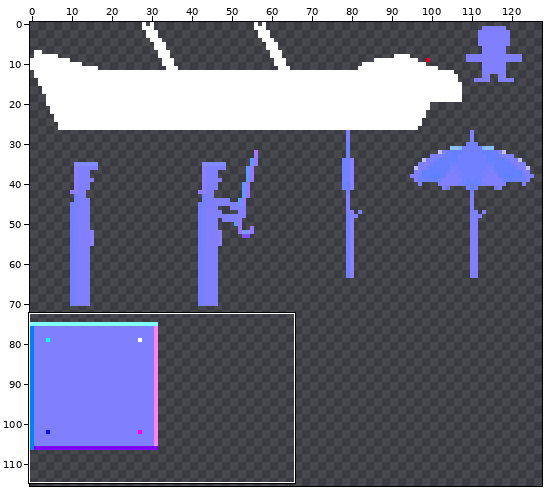
Two states of a sprite sheet, resource/tiles_atlas_0_normal.png. The first picture is a wide view before the edit; the outline marks the close-up.
Close-up. Earlier state:
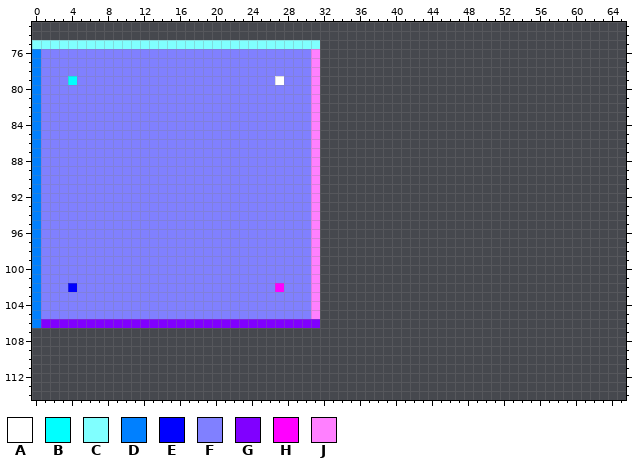
The file is 128x128 pixels. Pixels under 10% opacity are left out. Colours within 5 levels of each other are drawn and written as one. Shown: x 0..65, y 73..114. The wide view leaves out empty margins. The commit also changed other parts of the picture, which this record leaves out.
Palette (. is transparent): A #ffffff  B #00ffff  C #80ffff  D #0080ff  E #0000ff  F #8080ff  G #8000ff  H #ff00ff  J #ff80ff
Pixels before (only the part around the change), first column x 0:
 73 ..................................................................
 74 ..................................................................
 75 CCCCCCCCCCCCCCCCCCCCCCCCCCCCCCCC..................................
 76 DFFFFFFFFFFFFFFFFFFFFFFFFFFFFFFJ..................................
 77 DFFFFFFFFFFFFFFFFFFFFFFFFFFFFFFJ..................................
 78 DFFFFFFFFFFFFFFFFFFFFFFFFFFFFFFJ..................................
 79 DFFFBFFFFFFFFFFFFFFFFFFFFFFAFFFJ..................................
 80 DFFFFFFFFFFFFFFFFFFFFFFFFFFFFFFJ..................................
 81 DFFFFFFFFFFFFFFFFFFFFFFFFFFFFFFJ..................................
 82 DFFFFFFFFFFFFFFFFFFFFFFFFFFFFFFJ..................................
 83 DFFFFFFFFFFFFFFFFFFFFFFFFFFFFFFJ..................................
 84 DFFFFFFFFFFFFFFFFFFFFFFFFFFFFFFJ..................................
 85 DFFFFFFFFFFFFFFFFFFFFFFFFFFFFFFJ..................................
 86 DFFFFFFFFFFFFFFFFFFFFFFFFFFFFFFJ..................................
 87 DFFFFFFFFFFFFFFFFFFFFFFFFFFFFFFJ..................................
 88 DFFFFFFFFFFFFFFFFFFFFFFFFFFFFFFJ..................................
 89 DFFFFFFFFFFFFFFFFFFFFFFFFFFFFFFJ..................................
 90 DFFFFFFFFFFFFFFFFFFFFFFFFFFFFFFJ..................................
 91 DFFFFFFFFFFFFFFFFFFFFFFFFFFFFFFJ..................................
 92 DFFFFFFFFFFFFFFFFFFFFFFFFFFFFFFJ..................................
 93 DFFFFFFFFFFFFFFFFFFFFFFFFFFFFFFJ..................................
 94 DFFFFFFFFFFFFFFFFFFFFFFFFFFFFFFJ..................................
 95 DFFFFFFFFFFFFFFFFFFFFFFFFFFFFFFJ..................................
 96 DFFFFFFFFFFFFFFFFFFFFFFFFFFFFFFJ..................................
 97 DFFFFFFFFFFFFFFFFFFFFFFFFFFFFFFJ..................................
 98 DFFFFFFFFFFFFFFFFFFFFFFFFFFFFFFJ..................................
 99 DFFFFFFFFFFFFFFFFFFFFFFFFFFFFFFJ..................................
100 DFFFFFFFFFFFFFFFFFFFFFFFFFFFFFFJ..................................
101 DFFFFFFFFFFFFFFFFFFFFFFFFFFFFFFJ..................................
102 DFFFEFFFFFFFFFFFFFFFFFFFFFFHFFFJ..................................
103 DFFFFFFFFFFFFFFFFFFFFFFFFFFFFFFJ..................................
104 DFFFFFFFFFFFFFFFFFFFFFFFFFFFFFFJ..................................
105 DFFFFFFFFFFFFFFFFFFFFFFFFFFFFFFJ..................................
106 DGGGGGGGGGGGGGGGGGGGGGGGGGGGGGGG..................................
107 ..................................................................
108 ..................................................................
109 ..................................................................
110 ..................................................................
111 ..................................................................
112 ..................................................................
113 ..................................................................
114 ..................................................................
After the commit:
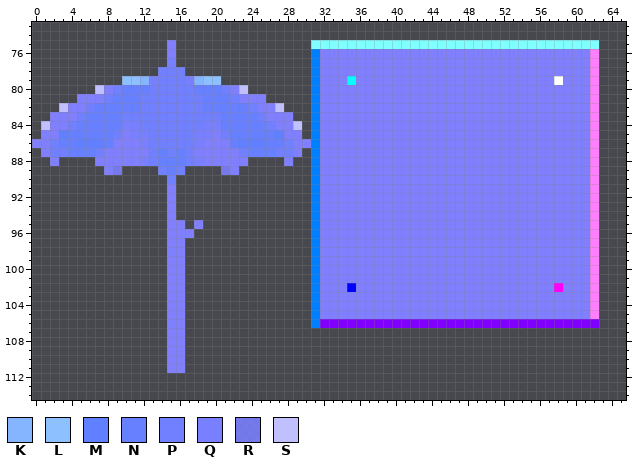
Colours new in this view: K #85b5ff  L #8cc0ff  M #6180ff  N #6780ff  P #7080ff  Q #7880ff  R #7b80ffe1  S #c0c0ff
The exact change:
Changed rows in their new state; - is an unchanged pixel.
first column x 0:
 75 ...............F...............-CCCCCCCCCCCCCCCCCCCCCCCCCCCCCCC
 76 ...............-...............DFFFFFFFFFFFFFFFFFFFFFFFFFFFFFFJ
 77 ...............Q...............DFFFFFFFFFFFFFFFFFFFFFFFFFFFFFFJ
 78 ..............PPP..............DFFFFFFFFFFFFFFFFFFFFFFFFFFFFFFJ
 79 ..........LLKQPPPQKLL..........DFFFBFFFFFFFFFFFFFFFFFFFFFFAFFFJ
 80 .......S-PNNNPPPPPNNNP-S.......DFFFFFFFFFFFFFFFFFFFFFFFFFFFFFFJ
 81 .....---PNNNPPPPPPPNNNP---.....DFFFFFFFFFFFFFFFFFFFFFFFFFFFFFFJ
 82 ...S--PNNNNNPPPPPPPNNNNNP--S...DFFFFFFFFFFFFFFFFFFFFFFFFFFFFFFJ
 83 ..---PNNNNPPPPPPPPPPPNNNNP---..DFFFFFFFFFFFFFFFFFFFFFFFFFFFFFFJ
 84 .S--PNNNNNQQPPPPPPPQQNNNNNP--S.DFFFFFFFFFFFFFFFFFFFFFFFFFFFFFFJ
 85 .--MNNNNNP-QQPPPPPQQ-PNNNNNM--.DFFFFFFFFFFFFFFFFFFFFFFFFFFFFFFJ
 86 F-PNNMMMN---QPPPPPQ---NMMMNNP--DFFFFFFFFFFFFFFFFFFFFFFFFFFFFFFJ
 87 .-PPNNNP-----PNPNP-----PNNNPP-.DFFFFFFFFFFFFFFFFFFFFFFFFFFFFFFJ
 88 ..-....-----QPNNNPQ-----....-..DFFFFFFFFFFFFFFFFFFFFFFFFFFFFFFJ
 89 ........-R....PNP....R-........DFFFFFFFFFFFFFFFFFFFFFFFFFFFFFFJ
 90 ...............P...............DFFFFFFFFFFFFFFFFFFFFFFFFFFFFFFJ
 91 ...............-...............DFFFFFFFFFFFFFFFFFFFFFFFFFFFFFFJ
 92 ...............-...............DFFFFFFFFFFFFFFFFFFFFFFFFFFFFFFJ
 93 ...............-...............DFFFFFFFFFFFFFFFFFFFFFFFFFFFFFFJ
 94 ...............-...............DFFFFFFFFFFFFFFFFFFFFFFFFFFFFFFJ
 95 ...............--.-............DFFFFFFFFFFFFFFFFFFFFFFFFFFFFFFJ
 96 ...............---.............DFFFFFFFFFFFFFFFFFFFFFFFFFFFFFFJ
 97 ...............--..............DFFFFFFFFFFFFFFFFFFFFFFFFFFFFFFJ
 98 ...............--..............DFFFFFFFFFFFFFFFFFFFFFFFFFFFFFFJ
 99 ...............--..............DFFFFFFFFFFFFFFFFFFFFFFFFFFFFFFJ
100 ...............--..............DFFFFFFFFFFFFFFFFFFFFFFFFFFFFFFJ
101 ...............--..............DFFFFFFFFFFFFFFFFFFFFFFFFFFFFFFJ
102 ...............--..............DFFFEFFFFFFFFFFFFFFFFFFFFFFHFFFJ
103 ...............--..............DFFFFFFFFFFFFFFFFFFFFFFFFFFFFFFJ
104 ...............--..............DFFFFFFFFFFFFFFFFFFFFFFFFFFFFFFJ
105 ...............--..............DFFFFFFFFFFFFFFFFFFFFFFFFFFFFFFJ
106 ...............FF..............DGGGGGGGGGGGGGGGGGGGGGGGGGGGGGGG
107 ---------------FF----------------------------------------------
108 ---------------FF----------------------------------------------
109 ---------------FF----------------------------------------------
110 ---------------FF----------------------------------------------
111 ---------------FF----------------------------------------------
